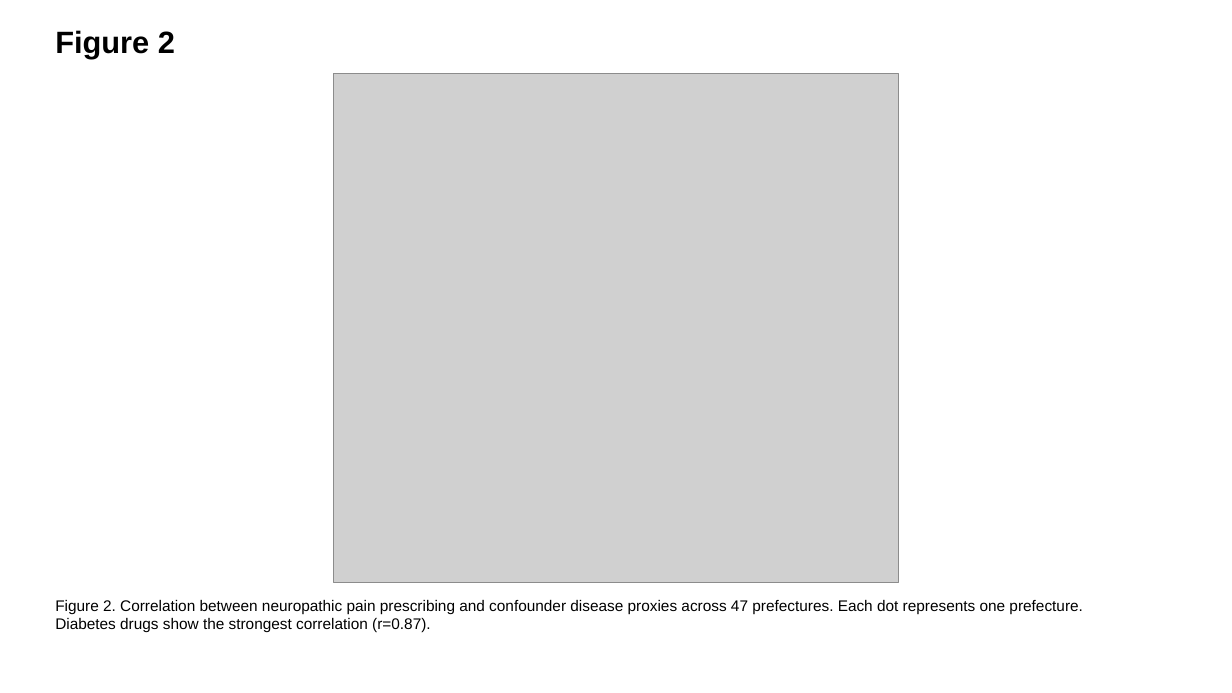
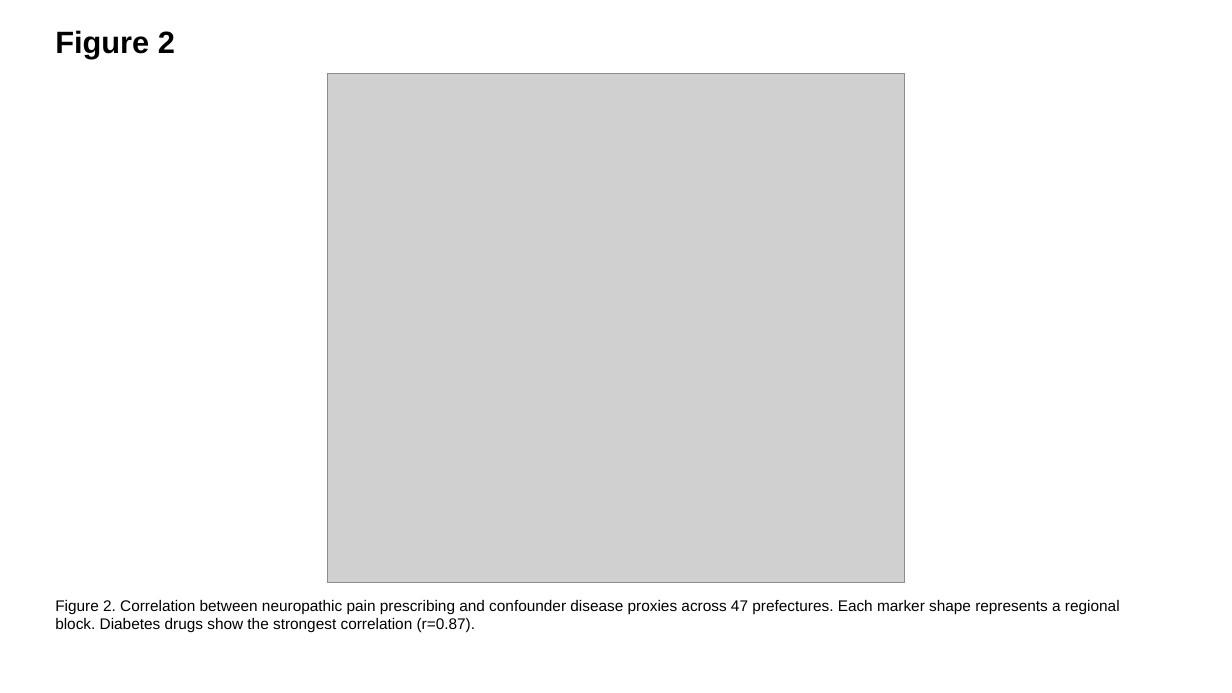
Before and after one commit to bougtoir/medical-accident-its-analysis, a slide deck: slide 2 of ndb-pain-regional-variation-japan/output/je/JE_figures_EN.pptx. Drawn at 1232x693 pixels with LibreOffice and Linux fonts; fonts in the diff are those of the drawing; grey boxes stand for pictures. Boxes give left, top, right and bottom in pixels: in the first picture for what was removed or moved away, otherwise in the second. Text is boxed around its words. In the diff, an @@ line names an element or a change of style, - is before the commit and + after.

```diff
--- a/ndb-pain-regional-variation-japan/output/je/JE_figures_EN.pptx
+++ b/ndb-pain-regional-variation-japan/output/je/JE_figures_EN.pptx
@@ picture: place and size @@
-picture at (334, 74, 898, 582)
+picture at (327, 74, 904, 582)
@@ text at (55, 600, 1120, 633): text changed @@
-Figure 2. Correlation between neuropathic pain prescribing and confounder disease proxies across 47 prefectures. Each dot represents one prefecture. Diabetes drugs show the strongest correlation (r=0.87).
+Figure 2. Correlation between neuropathic pain prescribing and confounder disease proxies across 47 prefectures. Each marker shape represents a regional block. Diabetes drugs show the strongest correlation (r=0.87).
```
Also in this commit, not shown: 3 other slides changed, 22 other files.
